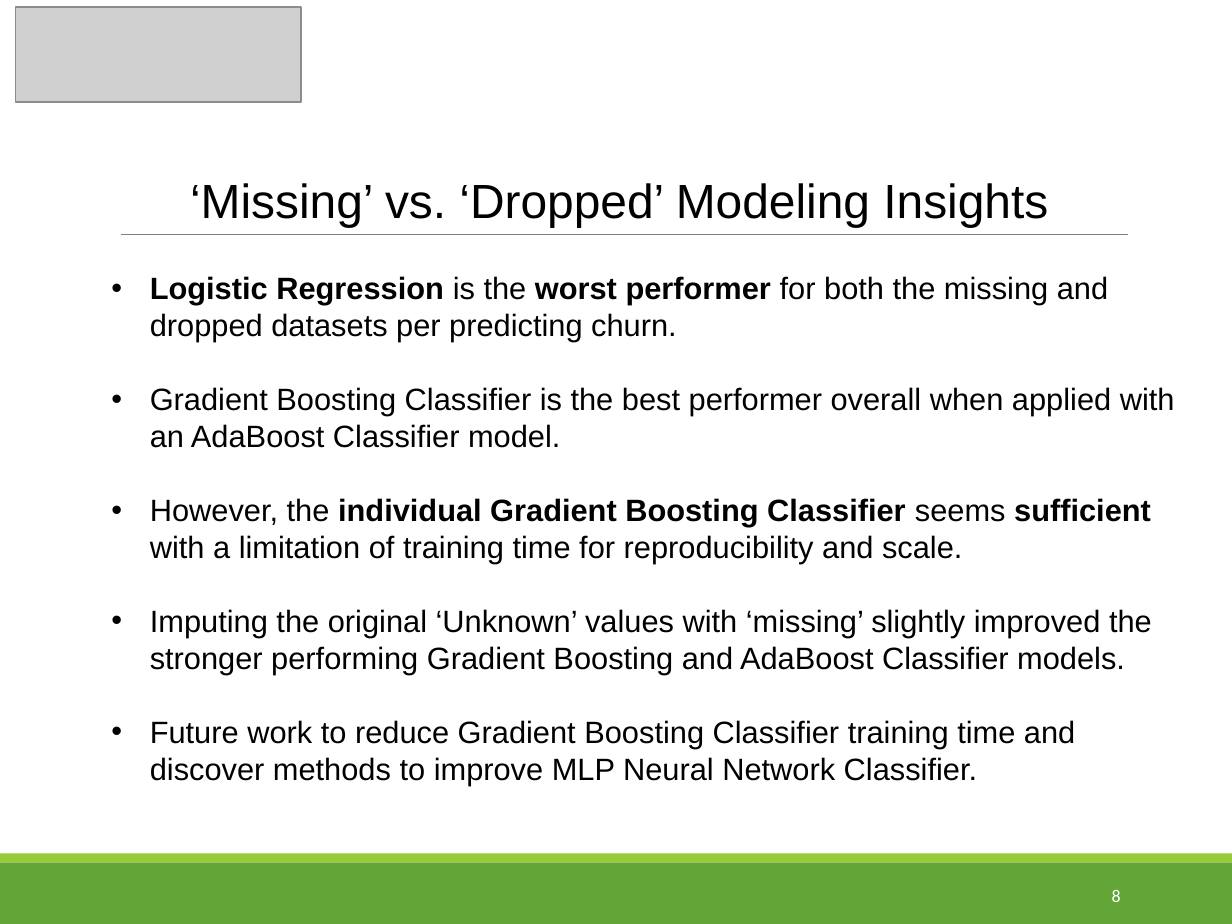
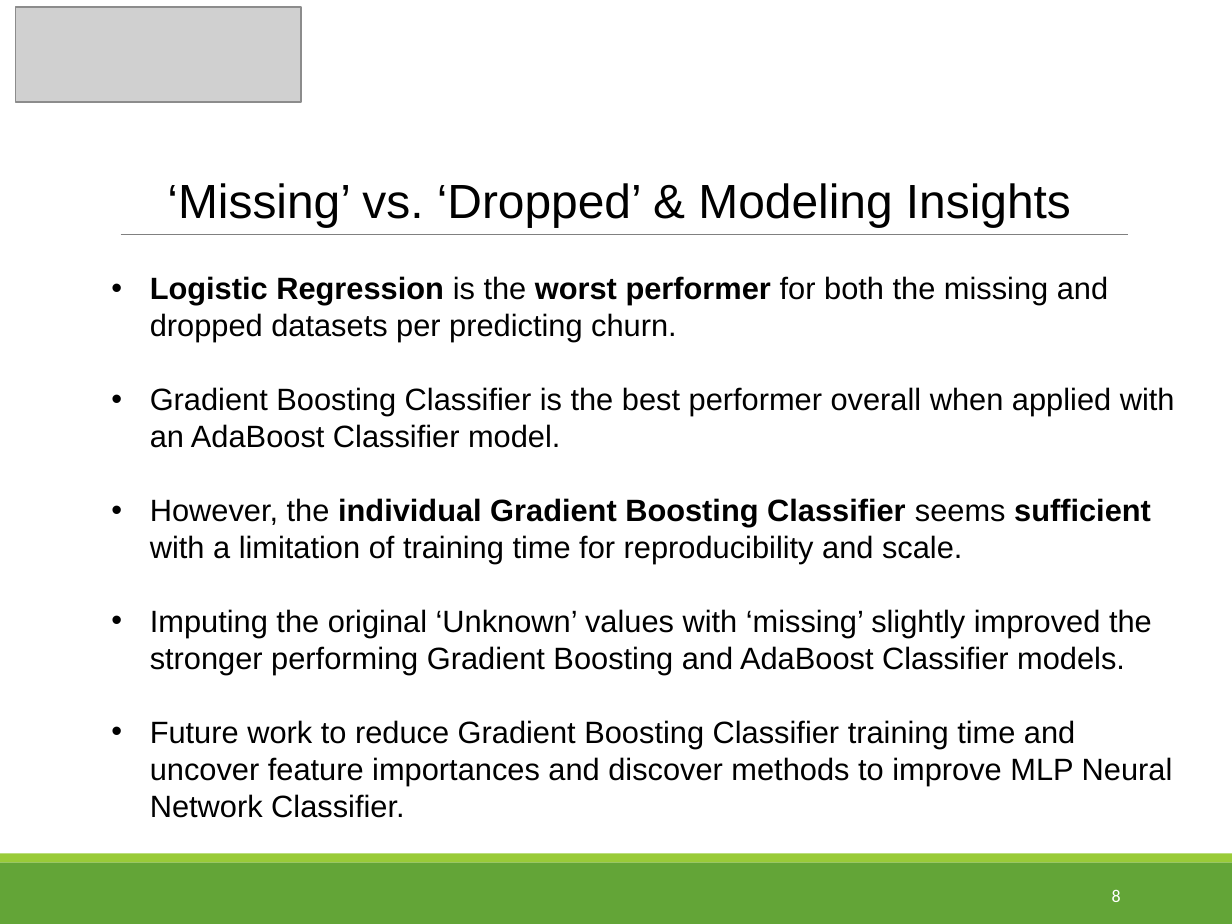
Before and after one commit to tpoozhikala/Bank-Churnrate, a slide deck: slide 8 of 6_Documentation/Bank_Churn_Rate_Presentation.pptx. Drawn at 1232x924 pixels with LibreOffice and Linux fonts; fonts in the diff are those of the drawing; grey boxes stand for pictures. Boxes give left, top, right and bottom in pixels: in the first picture for what was removed or moved away, otherwise in the second. Text is boxed around its words. In the diff, an @@ line names an element or a change of style, - is before the commit and + after.

Commit message:
Updated documentation of future work to include feature importances of gradient boosting model to discover features that are significant to model performance

```diff
--- a/6_Documentation/Bank_Churn_Rate_Presentation.pptx
+++ b/6_Documentation/Bank_Churn_Rate_Presentation.pptx
@@ title at (x1=167, y1=183, x2=1071, y2=227): text changed @@
-‘Missing’ vs. ‘Dropped’ Modeling Insights
+‘Missing’ vs. ‘Dropped’ & Modeling Insights
@@ text at (x1=150, y1=720, x2=1173, y2=818): text changed @@
-• Future work to reduce Gradient Boosting Classifier training time and discover methods to improve MLP Neural Network Classifier.
+• Future work to reduce Gradient Boosting Classifier training time and uncover feature importances and discover methods to improve MLP Neural Network Classifier.
```
Also in this commit, not shown: 4 other files.
